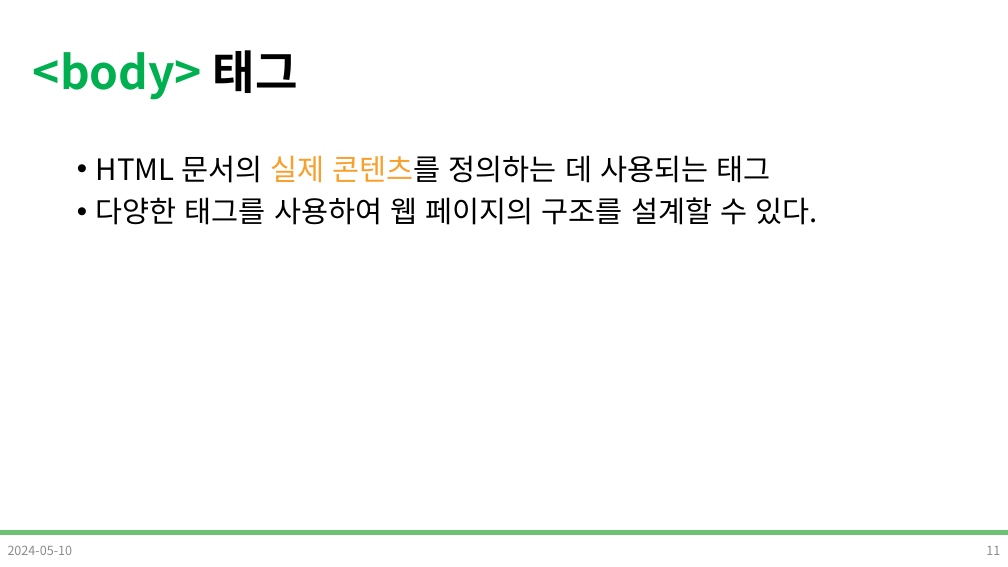
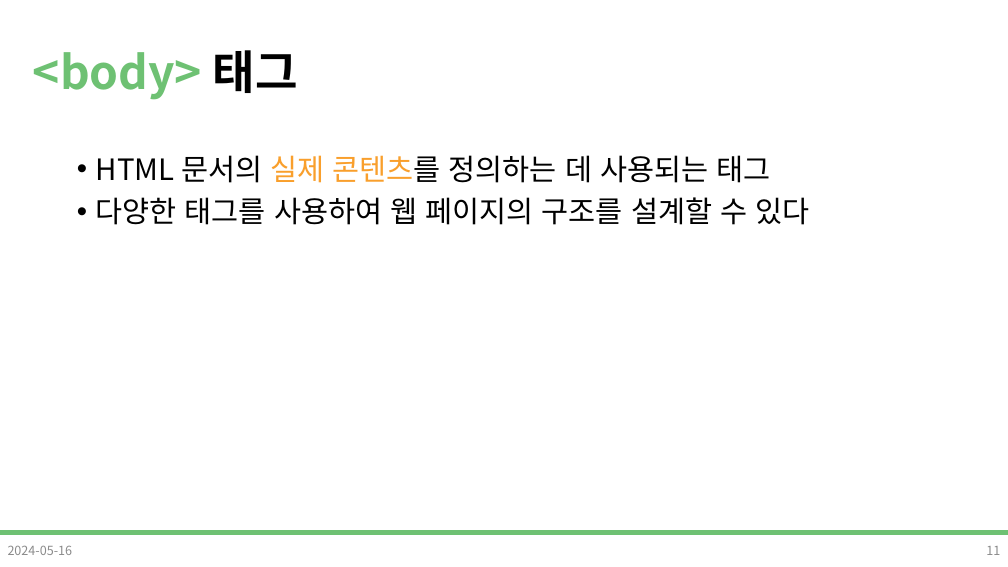
Before and after one commit to DevDamon0527/SeSAC_Yeongdeungpo_Campus_6th, a slide deck: slide 11 of material/[SeSAC_YDP_6] 02_HTML.pptx. Drawn at 1008x567 pixels with LibreOffice and Linux fonts; fonts in the diff are those of the drawing; background and template pictures are left out. Boxes give left, top, right and bottom in pixels: in the first picture for what was removed or moved away, otherwise in the second. Text is boxed around its words. In the diff, an @@ line names an element or a change of style, - is before the commit and + after.

```diff
--- a/material/[SeSAC_YDP_6] 02_HTML.pptx
+++ b/material/[SeSAC_YDP_6] 02_HTML.pptx
@@ title "<body> 태그" at (33, 50, 298, 100): text colour #00B050 to #6EC173 in "<body>" @@
@@ text at (96, 197, 810, 225): text changed @@
-• 다양한 태그를 사용하여 웹 페이지의 구조를 설계할 수 있다.
+• 다양한 태그를 사용하여 웹 페이지의 구조를 설계할 수 있다
@@ text at (8, 546, 73, 555): text changed @@
-2024-05-10
+2024-05-16
```
Also in this commit, not shown: 37 other slides changed, 4 slides added, 3 slides removed.
